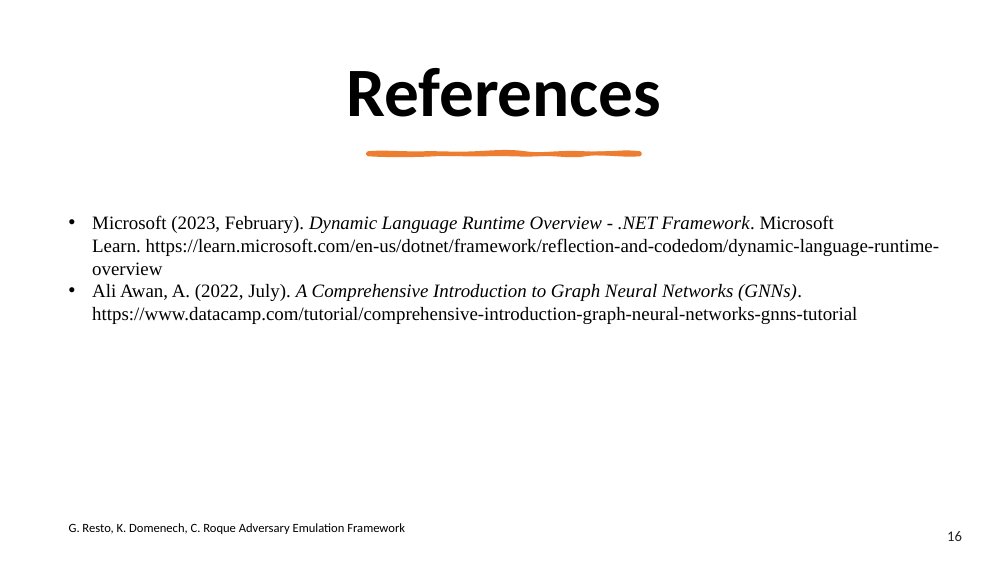
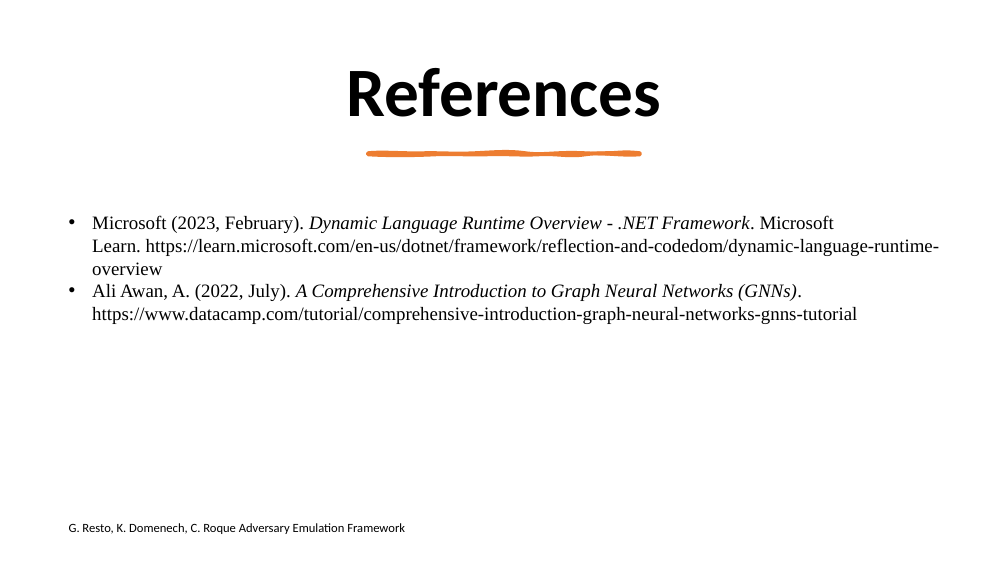
Before and after one commit to racoten/Capstone, a slide deck: slide 13 of Design/Capstone Final Presentation.pptx (slide 17 before the commit). Drawn at 1008x567 pixels with LibreOffice and Linux fonts; fonts in the diff are those of the drawing. Boxes give left, top, right and bottom in pixels: in the first picture for what was removed or moved away, otherwise in the second. Text is boxed around its words. In the diff, an @@ line names an element or a change of style, - is before the commit and + after.

```diff
--- a/Design/Capstone Final Presentation.pptx
+++ b/Design/Capstone Final Presentation.pptx
@@ text removed at box(947, 531, 962, 541) @@
-16
```
Also in this commit, not shown: 4 other slides changed, 7 slides added, 11 slides removed, 7 other files.
